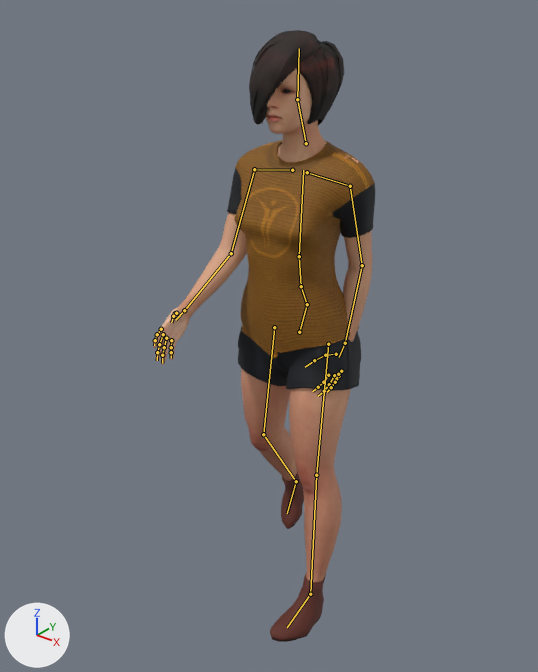
An edit to the glTF model public/models/npcs/melville-creative.glb, drawn before and after from the same camera.
Camera for both pictures: a 50 mm lens placed at (1.19, -1.659, 1.891), pointed at (-0.107, -0.038, 0.886). The axes (+X, +Y, +Z) are drawn at lower left. The lights are the same throughout. The first picture is the older version. Both versions are drawn at frame 13 of the action 'sprint'; the numbers are the values there. The bones that change, and the others that lie on the model, are drawn over the model as lines.

In view in the first picture: 'EyesMesh', 'HairShoesMesh', 'OutfitMesh', 'SkinMesh'.
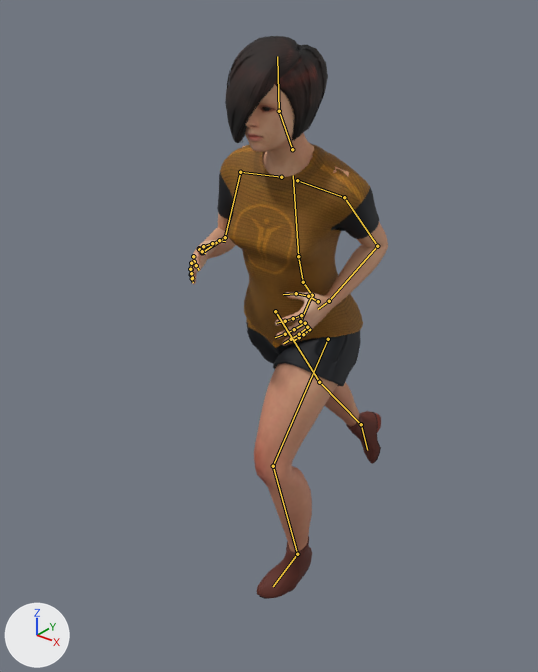
Boxes (x1, y1, x2, y2) around the edits, measured in the pictures (538 x 672 px):
'SkinMesh', posed (10% narrower, 9% shorter): before (153, 68, 372, 583); after (190, 84, 388, 552)
'OutfitMesh', posed (9% wider): before (227, 140, 375, 390); after (217, 143, 379, 386)
'HairShoesMesh', posed (64% wider, 8% shorter): before (249, 30, 344, 642); after (225, 36, 381, 599)
bone 'Hips', root to tip: before (299, 332) to (307, 304); after (300, 321) to (312, 295)
bone 'Spine', root to tip: before (307, 304) to (301, 286); after (312, 295) to (303, 282)
bone 'Chest', root to tip: before (301, 286) to (299, 256); after (303, 282) to (298, 256)
bone 'UpperArm_L', root to tip: before (350, 186) to (362, 265); after (344, 197) to (377, 246)
bone 'LowerArm_L', root to tip: before (362, 265) to (345, 343); after (377, 246) to (329, 301)
bone 'UpperArm_R', root to tip: before (254, 169) to (231, 253); after (240, 172) to (225, 237)
bone 'LowerArm_R', root to tip: before (231, 253) to (184, 310); after (225, 237) to (202, 252)
bone 'Head', root to tip: before (297, 99) to (299, 48); after (279, 111) to (277, 56)
bone 'UpperLeg_L', root to tip: before (328, 344) to (316, 475); after (328, 339) to (273, 466)
bone 'LowerLeg_L', root to tip: before (316, 475) to (310, 594); after (273, 466) to (297, 554)
bone 'Foot_L', root to tip: before (310, 594) to (287, 627); after (297, 554) to (273, 586)
bone 'UpperLeg_R', root to tip: before (274, 327) to (263, 434); after (275, 311) to (319, 382)
bone 'LowerLeg_R', root to tip: before (263, 434) to (296, 481); after (319, 382) to (361, 424)
bone 'Foot_R', root to tip: before (296, 481) to (287, 513); after (361, 424) to (367, 450)

What the commit changed:
Bone 'Hips' (bone_hips) moves from (0.0, 0.0, 0.0) to (0.003, 0.03, 0.02).
Bone 'Hips' (bone_hips) turns from (8, -1, 1) to (7, 2, -8) degrees about its own x, y and z.
Bone 'Spine' (bone_spine) turns from (-4, 0, 1) to (13, 6, 7) degrees about its own x, y and z.
Bone 'Chest' (bone_chest) turns from (-6, 0, -2) to (-7, 0, -5) degrees about its own x, y and z.
Bone 'UpperArm_L' (bone_upperarm_l) turns from (-21, 0, -41) to (-34, 6, -40) degrees about its own x, y and z.
Bone 'LowerArm_L' (bone_lowerarm_l) turns from (-5, 0, 0) to (69, 3, -4) degrees about its own x, y and z.
Bone 'UpperArm_R' (bone_upperarm_r) turns from (21, 0, 41) to (-1, -15, 21) degrees about its own x, y and z.
Bone 'LowerArm_R' (bone_lowerarm_r) turns from (-5, 0, 0) to (79, -3, 4) degrees about its own x, y and z.
Bone 'Head' (bone_head) turns from (1, 0, 1) to (-7, -1, 2) degrees about its own x, y and z.
Bone 'UpperLeg_L' (bone_upperleg_l) turns from (-17, -1, 9) to (-38, 15, 7) degrees about its own x, y and z.
Bone 'LowerLeg_L' (bone_lowerleg_l) turns from (-2, 0, 0) to (44, -3, 7) degrees about its own x, y and z.
Bone 'Foot_L' (bone_foot_l) turns from (0, 0, 1) to (6, -16, 3) degrees about its own x, y and z.
Bone 'UpperLeg_R' (bone_upperleg_r) turns from (-5, 0, -2) to (36, -19, -13) degrees about its own x, y and z.
Bone 'LowerLeg_R' (bone_lowerleg_r) turns from (28, -3, 0) to (1, 0, 0) degrees about its own x, y and z.
Bone 'Foot_R' (bone_foot_r) turns from (9, 0, -1) to (39, 22, 16) degrees about its own x, y and z.
